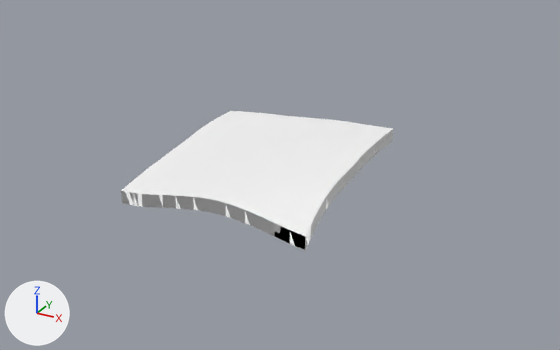
What one commit did to the glTF model public/tiles/1/3_-5.glb.
Before and after are seen from a 50 mm camera at (2722.0, 707.0, 949.0) aimed at (1821.0, 2346.0, 130.0). The lights are fixed; the arrows at lower left show +X, +Y and +Z. The first picture is the older version. Where no turn or scale is listed for an object, it has been applied to the vertices.

Names of what the first picture shows: 't1_3_-5'.
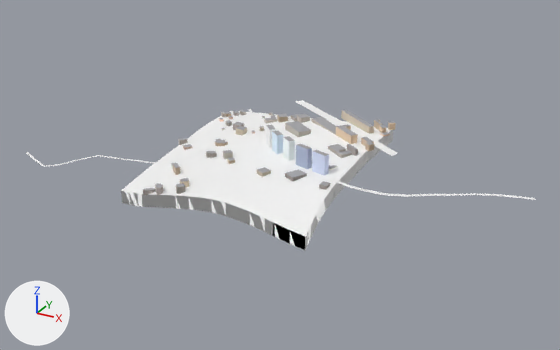
Where the newer file only moved an object's origin or applied its transform, the numbers keep the older frame.

Location of each change, (x1, y1, x2, y2) in pixels of the pictures (560 x 350 px):
't1_3_-5', reshaped (87% wider, 8% taller): before (121, 111, 393, 250); after (26, 100, 535, 250)
part 1 of me_t1_3__5, added: after (26, 100, 535, 200)

Patch to the scene script:
```diff
--- a/public/tiles/1/3_-5.glb.py
+++ b/public/tiles/1/3_-5.glb.py
@@ mat_far_road @@
+mat_far_road = principled_material('far_road')
+mat_far_road.base_color = (1.0, 1.0, 1.0)  # white #ffffff
+mat_far_road.metallic = 1.0
+mat_far_road.roughness = 1.0
@@ mat_far_building @@
+mat_far_building = bpy.data.materials.new('far_building')
+mat_far_building.use_nodes = True; mat_far_building.node_tree.nodes.clear()
+_N = mat_far_building.node_tree.nodes; _L = mat_far_building.node_tree.links
+n0 = _N.new('ShaderNodeBsdfPrincipled'); n0.name = 'Principled BSDF'
+n0.inputs[1].default_value = 1.0  # 'Metallic'
+n0.inputs[2].default_value = 1.0  # 'Roughness'
+n1 = _N.new('ShaderNodeOutputMaterial'); n1.name = 'Material Output'
+n2 = _N.new('ShaderNodeVertexColor'); n2.name = 'Color Attribute'
+_L.new(n0.outputs[0], n1.inputs[0])  # 'BSDF' to 'Surface'
+_L.new(n2.outputs[0], n0.inputs[0])  # 'Color' to 'Base Color'
@@ me_t1_3__5 @@
 # used by ob_t1_3__5; location = (1792.0, 2304.0, 169.0)
-me_t1_3__5.from_pydata(...)  # 1841 vertices, 3520 faces; spans x -256.0..256.0, y -256.0..256.0, z -62.0..62.0
+me_t1_3__5.from_pydata(...)  # 3283 vertices, 5139 faces; spans x -633.0..684.0, y -261.0..396.0, z -62.0..92.0
+# me_t1_3__5 part 1: 1442 vertices added at x -633.0..684.0, y -261.0..396.0, z -22.0..92.0
 me_t1_3__5.materials.append(mat_far_terrain)
+me_t1_3__5.materials.append(mat_far_building)
+me_t1_3__5.materials.append(mat_far_road)  # white #ffffff
```
